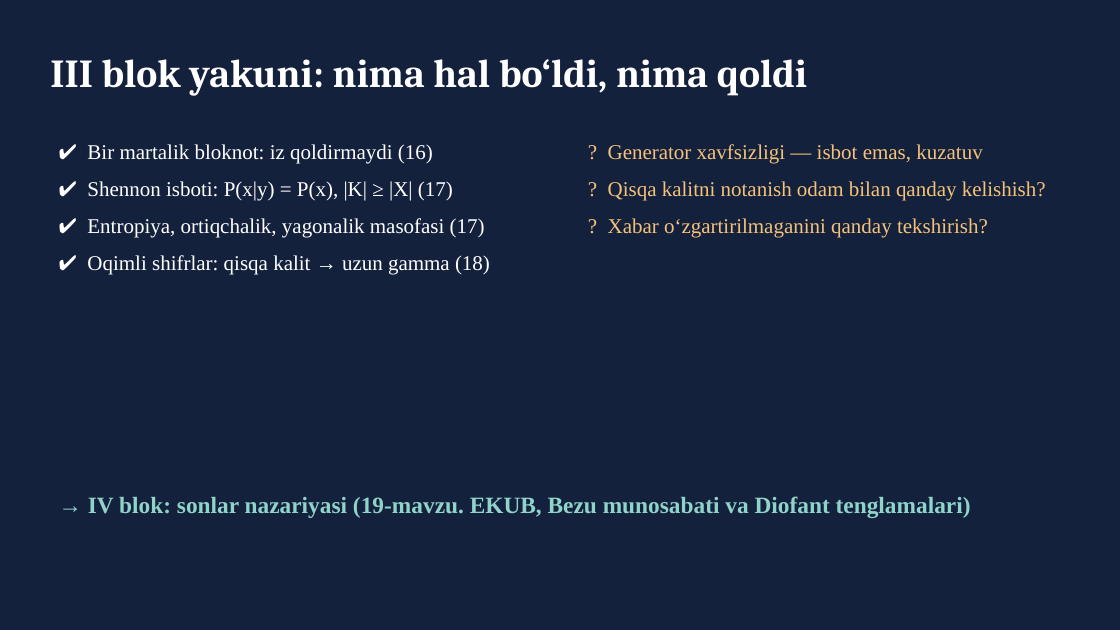
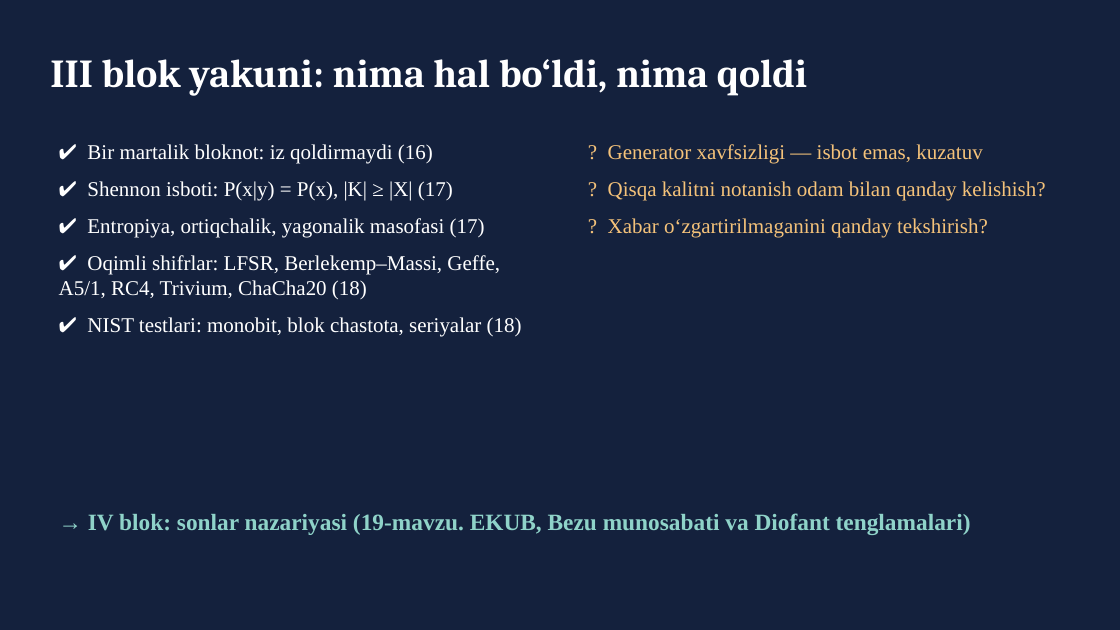
Before and after one commit to qwerty291996/Cryptology_Olympiad, a slide deck: slide 47 of 2026-yil tayyorgarlik/3-blok/Kriptologiya_III_blok_taqdimot.pptx (slide 18 before the commit). Drawn at 1120x630 pixels with LibreOffice and Linux fonts; fonts in the diff are those of the drawing. Boxes give left, top, right and bottom in pixels: in the first picture for what was removed or moved away, otherwise in the second. Text is boxed around its words. In the diff, an @@ line names an element or a change of style, - is before the commit and + after.

```diff
--- a/2026-yil tayyorgarlik/3-blok/Kriptologiya_III_blok_taqdimot.pptx
+++ b/2026-yil tayyorgarlik/3-blok/Kriptologiya_III_blok_taqdimot.pptx
@@ text at box(59, 255, 522, 336): text changed @@
-✔ Oqimli shifrlar: qisqa kalit → uzun gamma (18)
+✔ Oqimli shifrlar: LFSR, Berlekemp–Massi, Geffe, A5/1, RC4, Trivium, ChaCha20 (18)
+✔ NIST testlari: monobit, blok chastota, seriyalar (18)
@@ text "→ IV blok: sonlar nazariyasi ...": place and size @@
-text "→ IV blok: sonlar nazariyasi ..." at box(88, 496, 971, 518)
+text "→ IV blok: sonlar nazariyasi ..." at box(88, 513, 971, 535)
```
Also in this commit, not shown: 10 other slides changed, 35 slides added, 6 slides removed, 6 other files.
